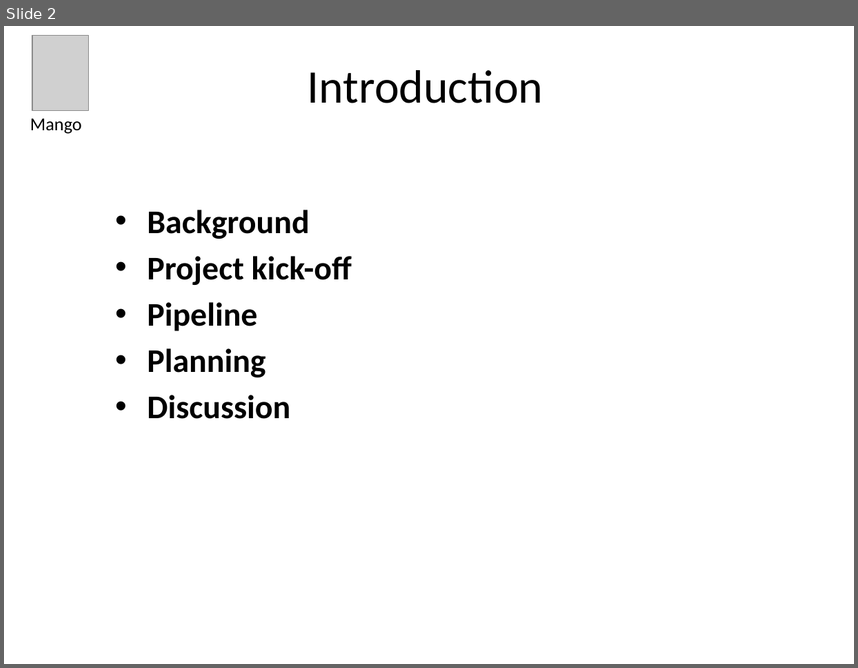
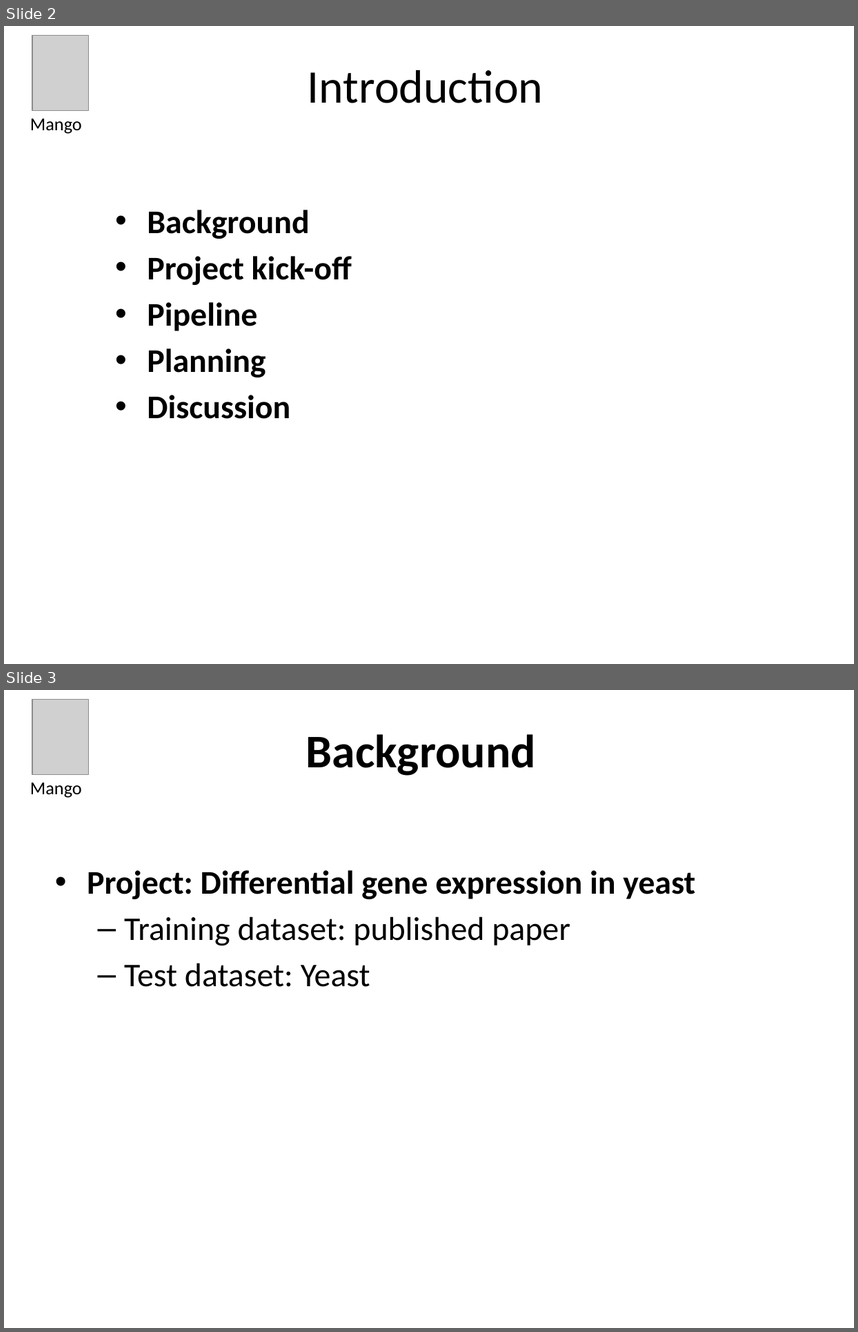
Before and after one commit to Bioinformatics-Mango/Bioinformatics, a slide deck: Presentations/Projectplan - planning and progress.pptx. Shown one above the other, each under a label of ours: slide 2 before the commit, slides 2 and 3 after it. The pictures are 858x668 and 858x1332 pixels, drawn with LibreOffice and Linux fonts; fonts in the diff are those of the drawing; grey boxes stand for pictures. Boxes give left, top, right and bottom in pixels: in the first picture for what was removed or moved away, otherwise in the second. Text is boxed around its words. In the diff, an @@ line names an element or a change of style, - is before the commit and + after.

```diff
--- a/Presentations/Projectplan - planning and progress.pptx
+++ b/Presentations/Projectplan - planning and progress.pptx
@@ slide 3 added at [4, 690, 854, 1328], background #FFFFFF @@
@@ picture added at [32, 700, 88, 774] @@
@@ title added at [306, 734, 536, 776], 39.6 pt, text #000000, bold @@
+Background
@@ text added at [30, 782, 82, 798], 15.4 pt, text #000000 @@
+Mango
@@ text added at [87, 870, 695, 987], 28 pt, text #000000 @@
+• Project: Differential gene expression in yeast
+  – Training dataset: published paper
+  – Test dataset: Yeast
```
Also in this commit, not shown: 3 slides changed.
